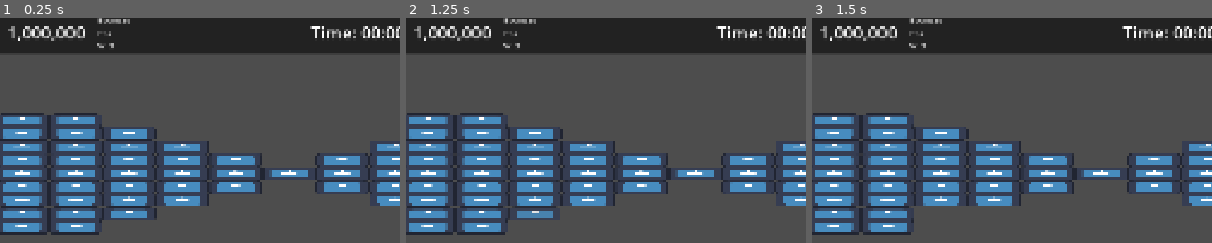
Above: before the commit, frames 1-3 (left to right).
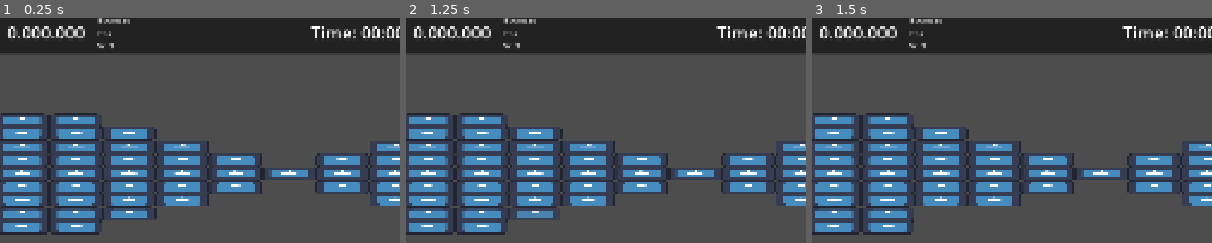
Above: after the commit, the same moments.

Repository: Fox-Alpha/BrickBreaker-MiniGame
Game: Godot game, scene res://scenes/game/main_game.tscn
The game is run twice, just before and just after one commit, with the same random seed, the same clock (stepped at 60 frames per second) and the same inputs. The engine's default icon, where the game draws it, is replaced by a stand-in: a white triangle on a blue panel in a dark square.
Inputs (mouse positions are % of the whole screen's width and height, from its top left):
- Up to frame 1 (0.25 s): no input
- Up to frame 2 (1.25 s): move the mouse to (72, 45) at 0.52 s; hold D (p1_right) from 0.53 s (still down)
- Up to frame 3 (1.5 s): release D (p1_right) at 1.25 s; click "RESET" at 1.25 s
The pictures show only the part of the screen within x 44-94%, y 1-51%; the shares and areas given below are measured in that part.

The runs differ from the first frame. In frame 1, 0.4% of the frame differs, in the area x 2-22%, y 3-11%; in frame 2, 0.4%; in frame 3, 0.4%.

Commit message:
Add: Signal zum darstellen der Score im UI

Diff:
--- a/scenes/game/ui/game_ui.gd
+++ b/scenes/game/ui/game_ui.gd
@@ -2,9 +2,15 @@
 
 @export var ball : RigidBody2D
 
+@onready var label_score: Label = $PanelContainer/Panel/HBoxContainer/LabelScore
+
+var _gamescore : int = 0
 
 # Called when the node enters the scene tree for the first time.
 func _ready() -> void:
+	if get_tree().current_scene.has_signal("Player_Score"):
+		get_tree().current_scene.Player_Score.connect(_on_player_score)
+	label_score.text = "0.000.000"
 	pass # Replace with function body.
 
 
@@ -18,3 +24,11 @@
 		get_tree().current_scene.Reset_Game.emit()
 		pass
 	pass # Replace with function body.
+
+
+func _on_player_score(score : int) -> void :
+	_gamescore += score
+	label_score.text = "{0}".format({0:"%010d" % _gamescore})
+	#"Hi, {0} v{version}".format({0:"Godette", "version":"%0.2f" % 3.114})
+	#print("User {} is {}.".format([42, "Godot"], "{}"))
+	pass
--- a/scenes/game/ui/game_ui.tscn
+++ b/scenes/game/ui/game_ui.tscn
@@ -81,7 +81,7 @@
 size_flags_vertical = 4
 text = "RESET"
 
-[node name="Label" type="Label" parent="PanelContainer/Panel/HBoxContainer" unique_id=1165585580]
+[node name="LabelScore" type="Label" parent="PanelContainer/Panel/HBoxContainer" unique_id=1165585580]
 layout_mode = 2
 size_flags_horizontal = 10
 theme_override_font_sizes/font_size = 41
